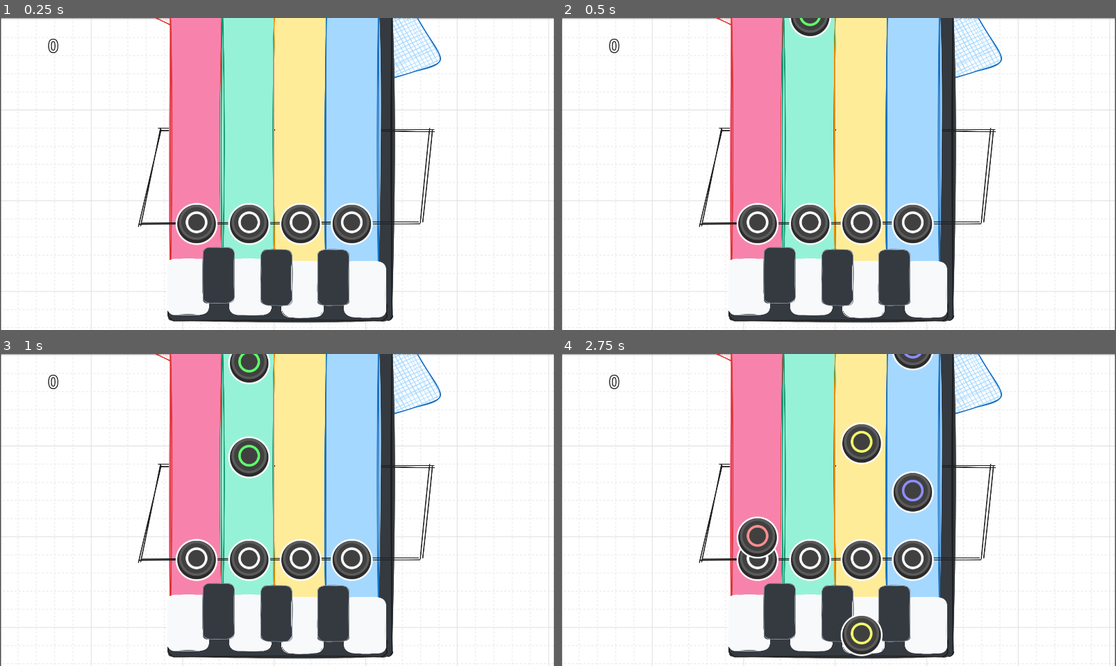
Above: before the commit, frames 1-4 (two rows, left to right).
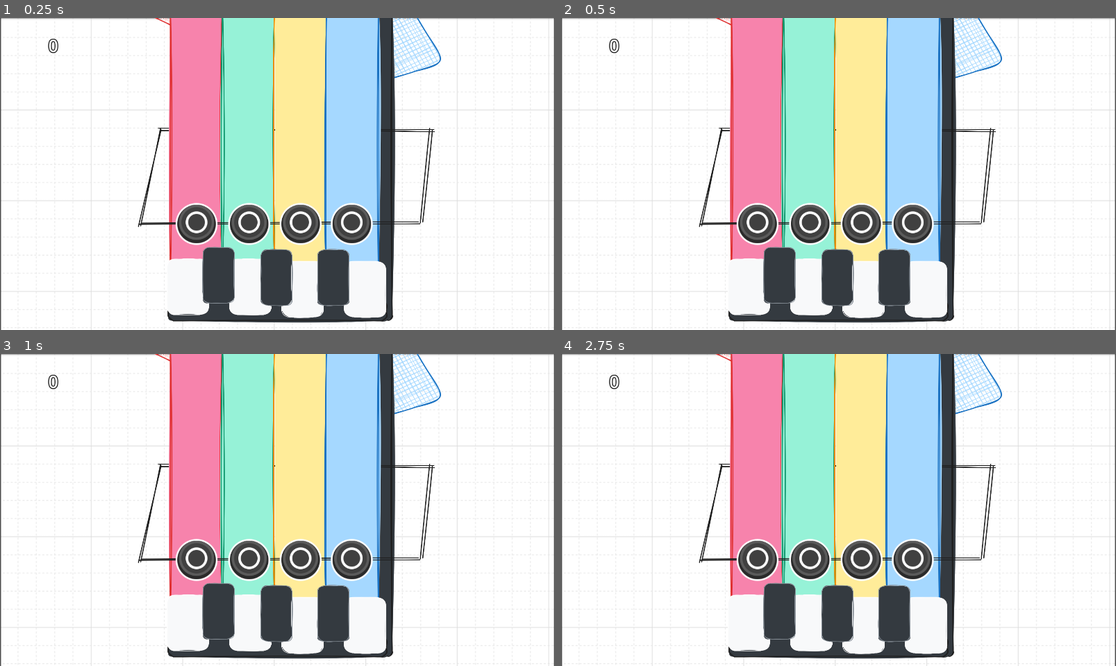
Above: after the commit, the same moments.

Repository: luiz-couto/encore
Game: Godot game, scene res://scenes/game.tscn
Same seed, same stepped clock (60 frames per second), same inputs: the game is played once before the commit and once after it.
Inputs (mouse positions are in pixels of both pictures, inside the frame that each line leads up to):
- Up to frame 1 (0.25 s): no input
- Up to frame 2 (0.5 s): no input
- Up to frame 3 (1 s): move the mouse to (399, 494) at 0.52 s; click (399, 494) at 0.67 s
- Up to frame 4 (2.75 s): move the mouse to (727, 525) at 1.27 s; click (727, 525) at 1.42 s; move the mouse to (894, 441) at 2.02 s; click (894, 441) at 2.17 s

Frame 1 is identical in both runs. In frame 2, 0.4% of the frame differs, in the area x 41-49%, y 0-7%; in frame 3, 1.4%; in frame 4, 3.3%, in the area x 31-68%, y 0-97%.

Commit message:
fixing some bugs

Diff:
--- a/encore/scripts/conductor.gd
+++ b/encore/scripts/conductor.gd
@@ -5,6 +5,9 @@
 		bpm = value
 		secondsPerBeat = 60.0 / bpm
 		secondsPerSubdiv = secondsPerBeat / 2
+		if startTime > 0:
+			startTime = Time.get_ticks_msec() / 1000.0 - lastReportedBeat * secondsPerBeat
+			lastReportedSubdiv = int(lastReportedBeat) * 2
 
 @export var measures: float = 4;
 
--- a/encore/scripts/game.gd
+++ b/encore/scripts/game.gd
@@ -53,7 +53,7 @@
 	var chosen_lane = available[randi() % available.size()] if available.size() > 0 else -1
 	return chosen_lane
 
-func _on_score_event(scorePoints: int) -> void:
+func _on_score_event(scorePoints: int, _chord_idx: int) -> void:
 	hitStreak += 1
 	var gameplayHandler = $OptionMenuNode2D/GameplayHandler
 	$ScoreNode2D.score += int(scorePoints * gameplayHandler.scoreMultiplier * gameplayHandler.comboMultiplier * hitStreak)
--- a/encore/scripts/gameplay_handler.gd
+++ b/encore/scripts/gameplay_handler.gd
@@ -8,7 +8,7 @@
 var lanesKeys: Array[String] = ["", "", "", ""]
 
 var spawnNoteOnRhodes: bool = true
-var spawnNoteOnDrumKick: bool = true
+var spawnNoteOnDrumKick: bool = false
 var spawnNoteOnDrumHiHatOpen: bool = false
 var spawnNoteOnDrumHiHatClose: bool = false
 var spawnNoteOnDrumClap: bool = false
--- a/encore/scripts/music_player.gd
+++ b/encore/scripts/music_player.gd
@@ -120,16 +120,16 @@
 const RHODES_MARKOV: Dictionary = {
 	Genre.HOUSE:         {"h": [0.05, 0.20, 0.05, 0.30, 0.05, 0.20, 0.05, 0.30],  # warm stabs
 						  "n": [0.25, 0.40, 0.15, 0.55, 0.25, 0.40, 0.15, 0.55]},
-	Genre.TECH_HOUSE:    {"h": [0.00, 0.05, 0.00, 0.10, 0.00, 0.05, 0.00, 0.10],  # KVSH off-beat bias
-						  "n": [0.10, 0.15, 0.10, 0.55, 0.10, 0.15, 0.10, 0.55]},
+	Genre.TECH_HOUSE:    {"h": [0.00, 0.00, 0.00, 0.00, 0.00, 0.00, 0.00, 0.00],  # silent
+						  "n": [0.00, 0.00, 0.00, 0.00, 0.00, 0.00, 0.00, 0.00]},
 	Genre.TECHNO:        {"h": [0.00, 0.00, 0.00, 0.00, 0.00, 0.00, 0.00, 0.00],  # silent
 						  "n": [0.00, 0.00, 0.00, 0.00, 0.00, 0.00, 0.00, 0.00]},
 	Genre.MELODIC_HOUSE: {"h": [0.05, 0.10, 0.05, 0.10, 0.05, 0.10, 0.05, 0.10],  # downbeat warmth
 						  "n": [0.40, 0.15, 0.20, 0.20, 0.40, 0.15, 0.20, 0.20]},
 	Genre.AFRO_HOUSE:    {"h": [0.05, 0.15, 0.05, 0.20, 0.10, 0.25, 0.05, 0.15],  # syncopated clusters
 						  "n": [0.15, 0.30, 0.20, 0.45, 0.25, 0.50, 0.15, 0.40]},
-	Genre.AFRO_TECHNO:   {"h": [0.00, 0.05, 0.00, 0.10, 0.00, 0.15, 0.00, 0.05],  # sparse, active on 4/6
-						  "n": [0.05, 0.10, 0.10, 0.30, 0.05, 0.35, 0.10, 0.15]},
+	Genre.AFRO_TECHNO:   {"h": [0.00, 0.00, 0.00, 0.00, 0.00, 0.00, 0.00, 0.00],  # silent
+						  "n": [0.00, 0.00, 0.00, 0.00, 0.00, 0.00, 0.00, 0.00]},
 }
 
 # pos 3 = beat 2, pos 7 = beat 4 in subdivision space
@@ -206,7 +206,7 @@
 func set_bar(bar: int, fill: bool) -> void:
 	currentBar = bar
 	isFill = fill
-	isStop = fill and currentSection in [0, 1, 3] and randf() < 0.9
+	isStop = fill and currentSection in [0, 1, 3] and randf() < 0.0
 
 
 const KICK_VARIANTS: Array = [
@@ -455,10 +455,12 @@
 		if woodblock != null and subdiv_pos in testWoodblockPattern:
 			_play_drum(woodblock, -12.0)
 
-		# Rhodes — 2-bar phrase, indexes across bar 1 and bar 2 then loops
-		var rhodes_idx = perc_idx
-		if rhodesPattern.size() > 0 and rhodesPattern[rhodes_idx]:
+		# Rhodes — sound plays at the scheduled subdivision
+		if rhodesPattern.size() > 0 and rhodesPattern[perc_idx]:
 			play_chord(chord_idx)
+		# Note spawns 5 subdivisions early: button is at Y=713, note travels 729/1216 of full path ≈ 4.8 subdivisions
+		var lookahead_idx = (perc_idx + 5) % 16
+		if rhodesPattern.size() > 0 and rhodesPattern[lookahead_idx]:
 			chordPlayed.emit()
 
 
--- a/encore/scripts/note.gd
+++ b/encore/scripts/note.gd
@@ -29,7 +29,7 @@
 
 var chord: int = 0
 
-signal scoreEvent(score);
+signal scoreEvent(score, chord_idx);
 signal missEvent;
 
 func initialize(lane_idx: int, chord_idx: int, seconds_per_measure: float):
@@ -37,7 +37,7 @@
 	position = positionSelector[lane_idx];
 	$AnimatedSprite2D.frame = lane_idx;
 	chord = chord_idx;
-	speed = ((DIST_TO_TARGET + 100) / seconds_per_measure);
+	speed = (DIST_TO_TARGET / seconds_per_measure);
 
 func _physics_process(delta: float) -> void:
 	if (!hit):
@@ -54,7 +54,7 @@
 	$Timer.start();
 	$Node2D/Label.text = "GREAT";
 	$AnimatedSprite2D.frame = 4; # empty frame
-	scoreEvent.emit(100);
+	scoreEvent.emit(100, chord);
 	hit = true;
 
 func _on_timer_timeout() -> void:
